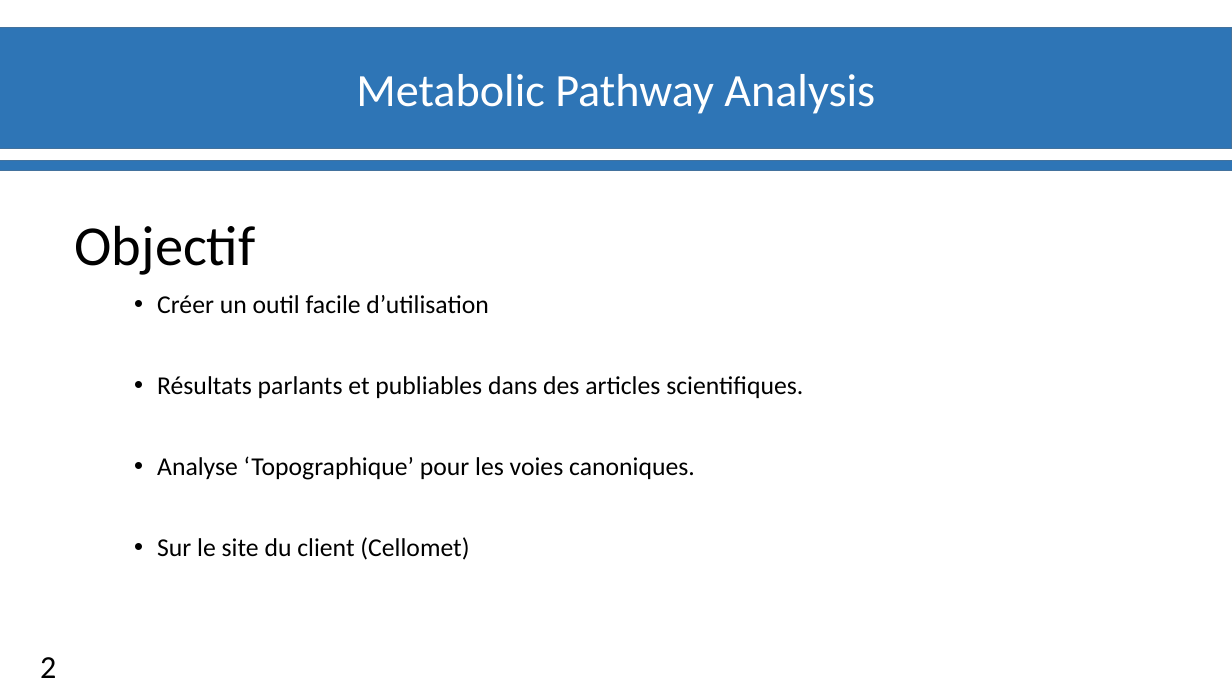
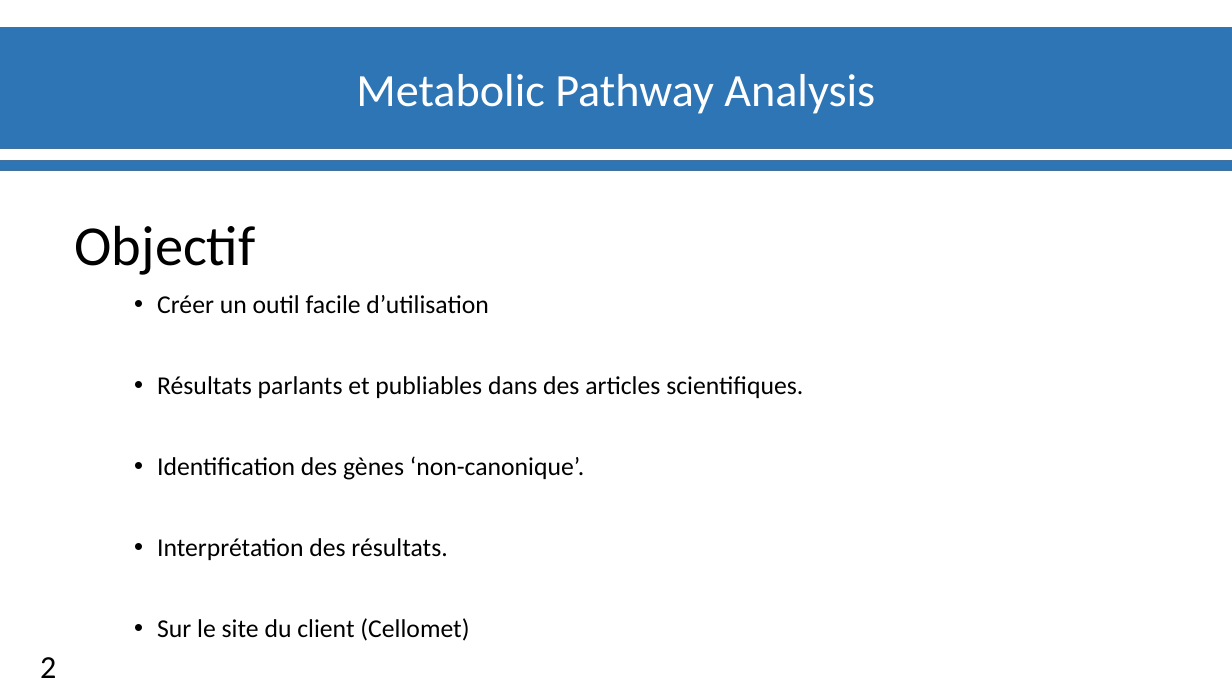
Before and after one commit to materrien/Projet-INSERM, a slide deck: slide 3 of Diapos_Suivit_projet.pptx. Drawn at 1232x693 pixels with LibreOffice and Linux fonts; fonts in the diff are those of the drawing; background and template pictures are left out. Boxes give left, top, right and bottom in pixels: in the first picture for what was removed or moved away, otherwise in the second. Text is boxed around its words. In the diff, an @@ line names an element or a change of style, - is before the commit and + after.

```diff
--- a/Diapos_Suivit_projet.pptx
+++ b/Diapos_Suivit_projet.pptx
@@ text at <box>157,456,584,560</box>: text changed @@
-• Analyse ‘Topographique’ pour les voies canoniques.
+• Identification des gènes ‘non-canonique’.
+• Interprétation des résultats.
```
Also in this commit, not shown: 6 other slides changed, 1 slide added.
